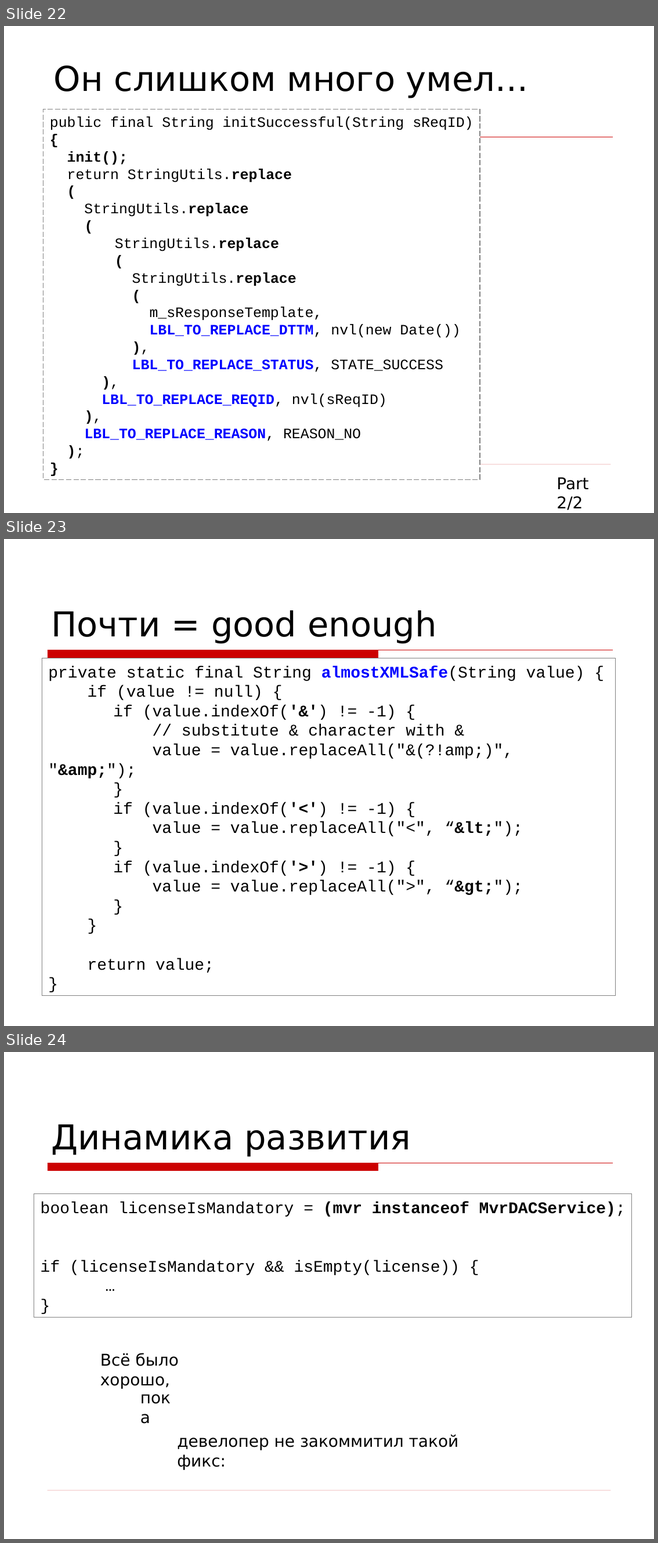
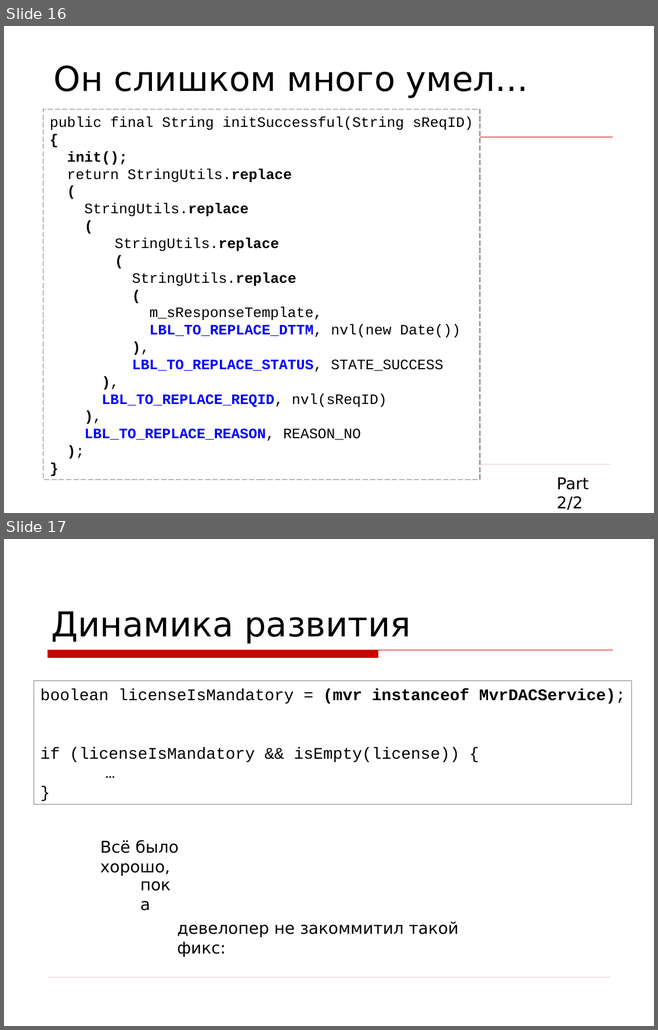
Before and after one commit to asolntsev/presentations, a slide deck: wtf-code/WTF_code.jug-lv.ru.ppt. Shown one above the other, each under a label of ours: slides 22, 23 and 24 before the commit, slides 16 and 17 after it. The pictures are 658x1543 and 658x1030 pixels, drawn with LibreOffice and Linux fonts; fonts in the diff are those of the drawing; background and template pictures are left out. Boxes give left, top, right and bottom in pixels: in the first picture for what was removed or moved away, otherwise in the second. Text is boxed around its words. In the diff, an @@ line names an element or a change of style, - is before the commit and + after.

```diff
--- a/wtf-code/WTF_code.jug-lv.ru.ppt
+++ b/wtf-code/WTF_code.jug-lv.ru.ppt
@@ slide 23 removed at <box>4,539,654,1026</box>, background picture (left out); not listed: 1 template element that a slide beside it also shows @@
@@ title removed at <box>51,610,436,644</box> @@
-Почти = good enough
@@ rectangle removed at <box>42,658,615,995</box> @@
-private static final String almostXMLSafe(String value) {
-if (value != null) {
-if (value.indexOf('&') != -1) {
-// substitute & character with &
-value = value.replaceAll("&(?!amp;)", "&amp;");
-}
-if (value.indexOf('<') != -1) {
-value = value.replaceAll("<", “&lt;");
-}
-if (value.indexOf('>') != -1) {
-value = value.replaceAll(">", “&gt;");
-}
-}
-return value;
-}
@@ what was slide 22 is now slide 16 @@
@@ what was slide 24 is now slide 17 @@
```
Also in this commit, not shown: 11 slides changed, 25 other slides removed, 1 other file.
